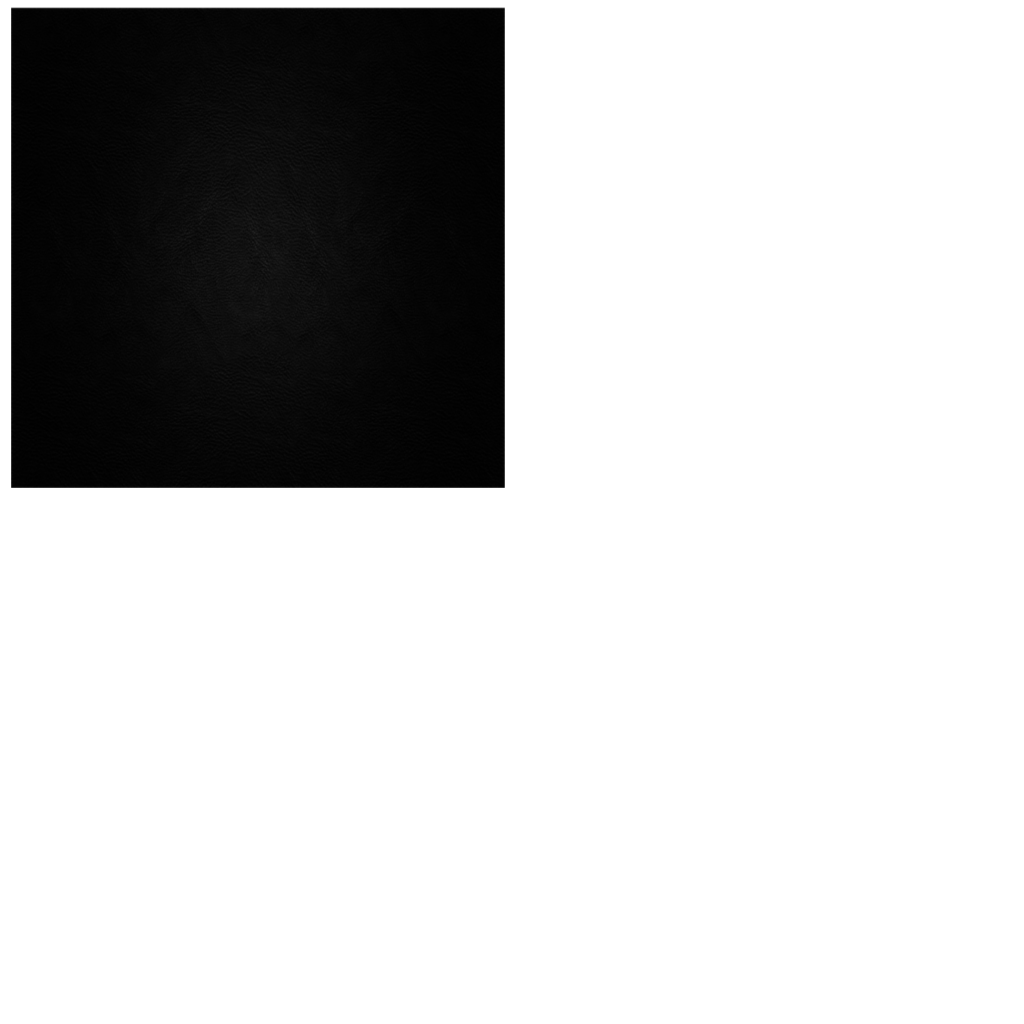
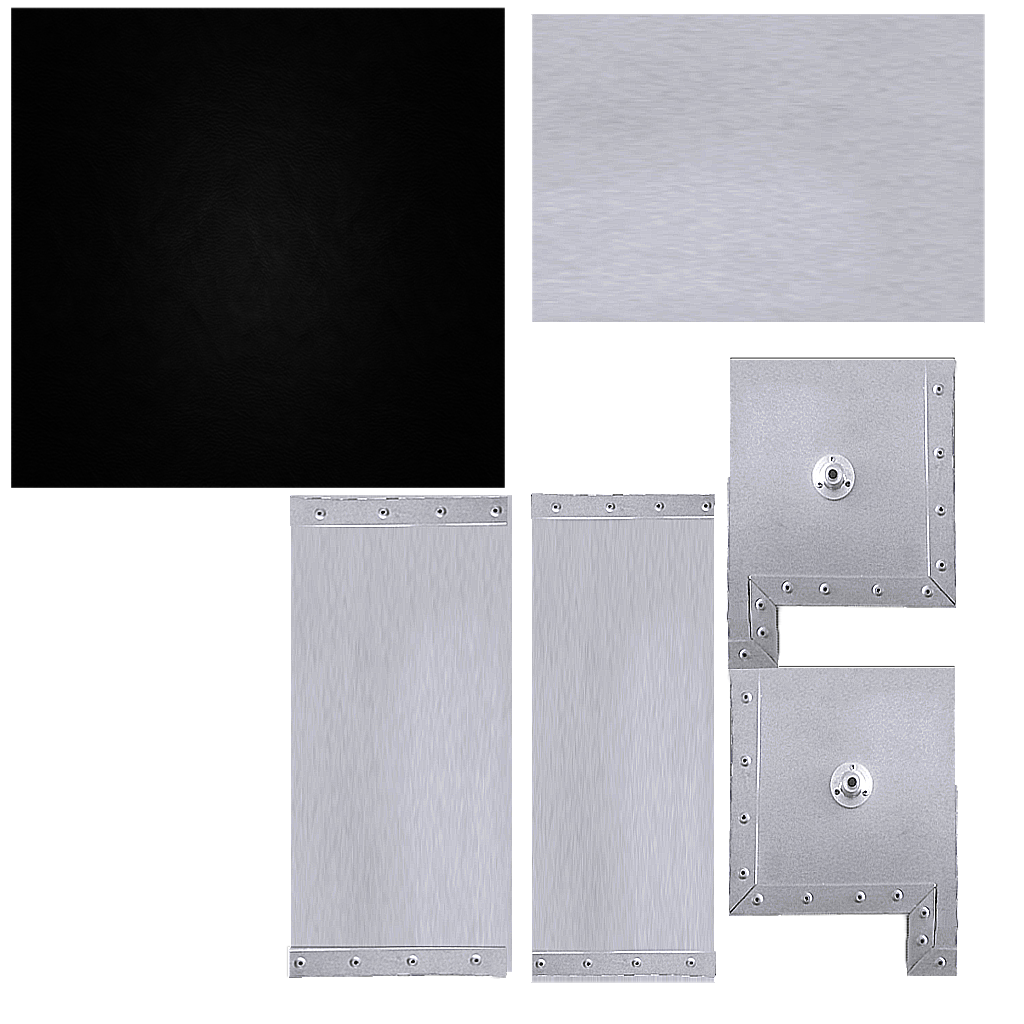
Two versions of the same layered image (1024x1024). Layer-by-layer changes:
added layer "Pasted Layer #2" above "Pasted Layer" over <box>286,14,985,983</box>
added layer "Pasted Layer #1" over <box>286,20,970,976</box>
